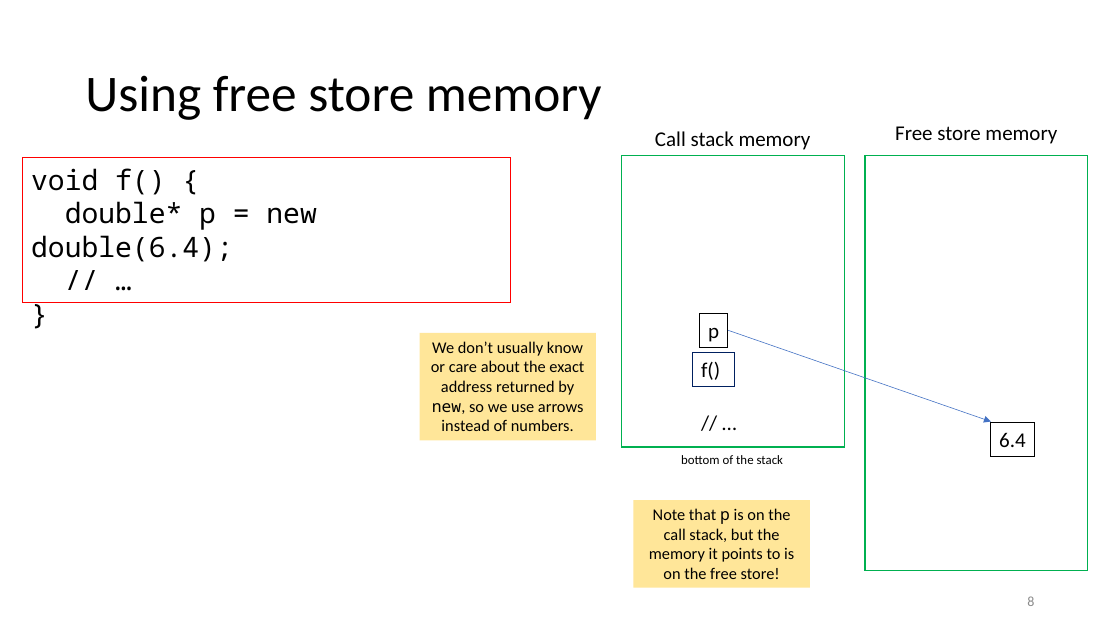
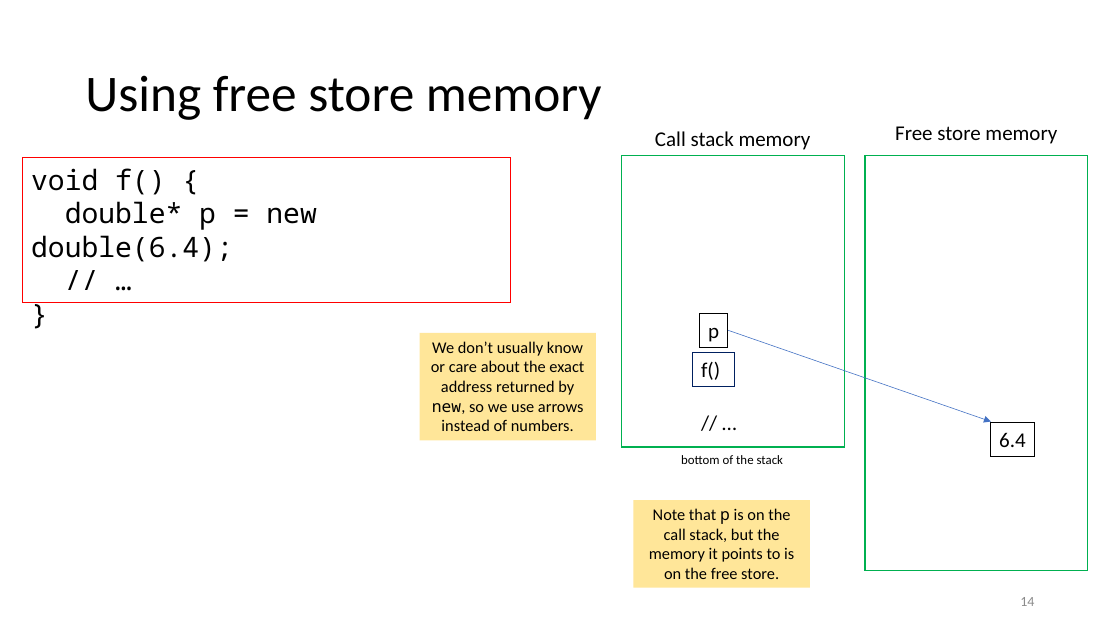
Before and after one commit to tjd1234/cmpt135spring2024, a slide deck: slide 14 of sample_code/week3/week3_cmpt135.pptx (slide 8 before the commit). Drawn at 1120x630 pixels with LibreOffice and Linux fonts; fonts in the diff are those of the drawing. Boxes give left, top, right and bottom in pixels: in the first picture for what was removed or moved away, otherwise in the second. Text is boxed around its words. In the diff, an @@ line names an element or a change of style, - is before the commit and + after.

```diff
--- a/sample_code/week3/week3_cmpt135.pptx
+++ b/sample_code/week3/week3_cmpt135.pptx
@@ text in rectangle at (649,508,794,579): text changed @@
-Note that p is on the call stack, but the memory it points to is on the free store!
+Note that p is on the call stack, but the memory it points to is on the free store.
@@ page number at (1020,597,1034,606): text changed @@
-8
+14
```
Also in this commit, not shown: 8 other slides changed, 6 slides added, 3 other files.
